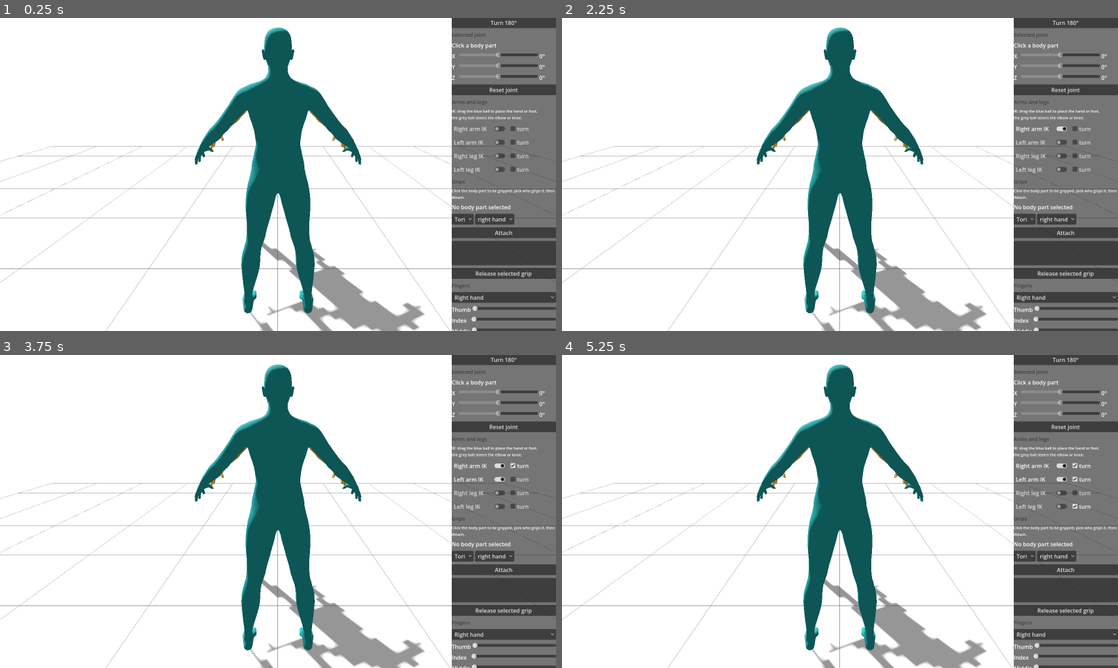
Above: before the commit, frames 1-4 (two rows, left to right).
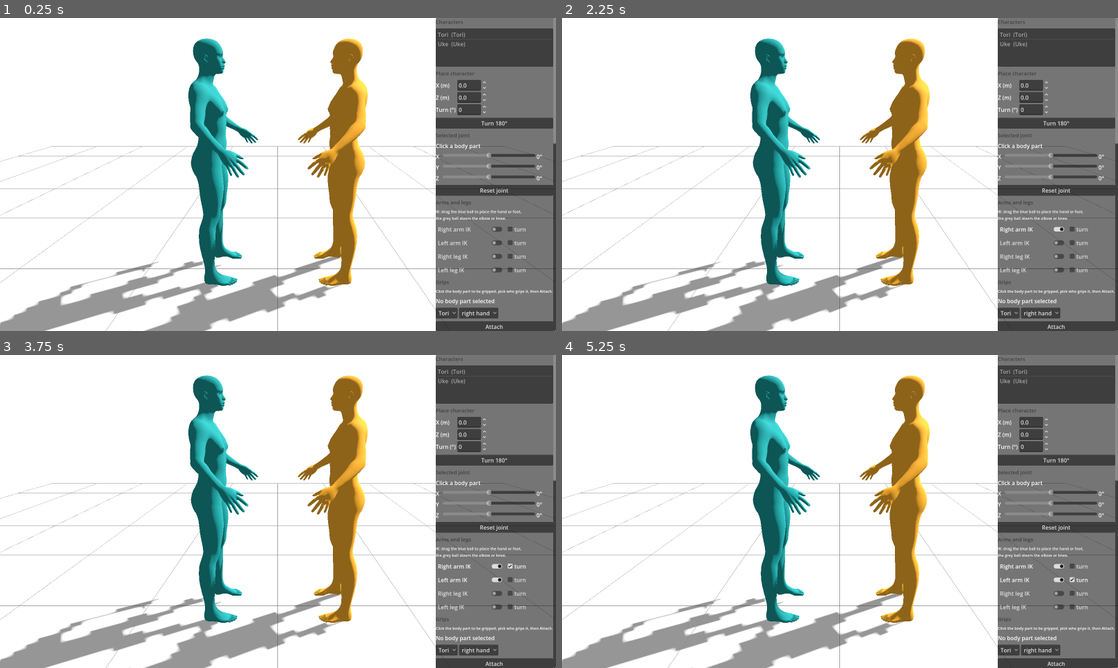
Above: after the commit, the same moments.

Repository: jop3/kamae
Game: Godot game, scene res://src/app/Main.tscn
Same seed, same stepped clock (60 frames per second), same inputs: the game is played once before the commit and once after it.
Inputs:
- Up to frame 1 (0.25 s): no input
- Up to frame 2 (2.25 s): click "right hand" at 0.5 s; click "Turn 180°" at 1.25 s; click "Right arm IK" at 2 s
- Up to frame 3 (3.75 s): click "turn" at 2.75 s; click "Left arm IK" at 3.5 s
- Up to frame 4 (5.25 s): click "turn" at 4.25 s; click "turn" at 5 s

The runs differ from the first frame. In frame 1, 36% of the frame differs, in the area x 0-100%, y 0-100%; in frame 2, 36%; in frame 3, 36%; in frame 4, 36%.

Commit message:
WIP: side panel weapons/poses/camera sections (agent snapshot, unverified)
Co-Authored-By: Claude Fable 5.1 <noreply@anthropic.com>
Claude-Session: https://claude.ai/code/session_01UcSQsWZzi6KyCSo7jtnhzd

Diff:
--- a/src/app/Main.gd
+++ b/src/app/Main.gd
@@ -17,7 +17,7 @@
 	posing_scene.setup_default()
 	controller.setup(posing_scene, camera, gizmo)
 	grip_director.setup(posing_scene, controller)
-	panel.setup(controller, posing_scene, grip_director)
+	panel.setup(controller, posing_scene, grip_director, camera)
 	panel.export_requested.connect(_on_export_requested)
 	frame_all()
 	var args := OS.get_cmdline_user_args()
@@ -40,7 +40,7 @@
 
 func frame_all() -> void:
 	camera.fov = CameraPresets.FOV_DEG
-	camera.apply_preset(CameraPresets.front(posing_scene))
+	camera.apply_preset(CameraPresets.side(posing_scene))
 
 
 func _on_export_requested(transparent: bool) -> void:
--- a/src/ui/SidePanel.gd
+++ b/src/ui/SidePanel.gd
@@ -7,6 +7,7 @@
 var controller: PoseController
 var scene: PosingScene
 var grips: GripDirector
+var camera: OrbitCamera
 
 var _char_list: ItemList
 var _joint_label: Label
@@ -29,16 +30,34 @@
 var _updating := false
 var _slider_old_q := Quaternion.IDENTITY
 var _root_old := {}
-
-
-func setup(ctrl: PoseController, posing_scene: PosingScene, grip_director: GripDirector = null) -> void:
+var _weapon_type: OptionButton
+var _weapon_list: ItemList
+var _weapon_holder: OptionButton
+var _weapon_hand: OptionButton
+var _weapon_t: SpinBox
+var _weapon_roll: SpinBox
+var _weapon_drive: CheckButton
+var _weapon_x: SpinBox
+var _weapon_z: SpinBox
+var _weapon_yaw: SpinBox
+var _pose_name: LineEdit
+var _pose_list: ItemList
+const POSES_DIR := "user://poses"
+
+
+func setup(ctrl: PoseController, posing_scene: PosingScene, grip_director: GripDirector = null, orbit_camera: OrbitCamera = null) -> void:
 	controller = ctrl
 	scene = posing_scene
 	grips = grip_director
+	camera = orbit_camera
 	custom_minimum_size.x = 300
+	var scroll := ScrollContainer.new()
+	scroll.horizontal_scroll_mode = ScrollContainer.SCROLL_MODE_DISABLED
+	add_child(scroll)
 	var vb := VBoxContainer.new()
 	vb.add_theme_constant_override("separation", 8)
-	add_child(vb)
+	vb.size_flags_horizontal = Control.SIZE_EXPAND_FILL
+	scroll.add_child(vb)
 
 	vb.add_child(_header("Characters"))
 	_char_list = ItemList.new()
@@ -161,6 +180,73 @@
 			_refresh_values())
 	finger_buttons.add_child(open_hand)
 
+	vb.add_child(_header("Weapons"))
+	var wrow := HBoxContainer.new(); vb.add_child(wrow)
+	_weapon_type = OptionButton.new()
+	for t in ["bokken", "jo", "tanto"]:
+		_weapon_type.add_item(t)
+	wrow.add_child(_weapon_type)
+	var add_w := Button.new(); add_w.text = "Add weapon"
+	add_w.pressed.connect(func():
+		var type: String = _weapon_type.get_item_text(_weapon_type.selected)
+		scene.add_weapon(scene.next_free_id(type), type))
+	wrow.add_child(add_w)
+	_weapon_list = ItemList.new()
+	_weapon_list.custom_minimum_size.y = 60
+	_weapon_list.item_selected.connect(func(_i): _refresh_weapon_values())
+	vb.add_child(_weapon_list)
+	var hrow := HBoxContainer.new(); vb.add_child(hrow)
+	_weapon_holder = OptionButton.new(); hrow.add_child(_weapon_holder)
+	_weapon_hand = OptionButton.new()
+	_weapon_hand.add_item("right hand"); _weapon_hand.add_item("left hand")
+	hrow.add_child(_weapon_hand)
+	var wg := GridContainer.new(); wg.columns = 2; vb.add_child(wg)
+	_weapon_t = _spin(wg, "t (0..1)", 0.0, 1.0, 0.01)
+	_weapon_t.allow_greater = false; _weapon_t.allow_lesser = false
+	_weapon_roll = _spin(wg, "Roll (°)", -180, 180, 1)
+	var hold := Button.new(); hold.text = "Hold"
+	hold.pressed.connect(_on_hold_pressed)
+	vb.add_child(hold)
+	var attach_other := Button.new(); attach_other.text = "Attach selected character's other hand at t"
+	attach_other.pressed.connect(_on_attach_weapon_pressed)
+	vb.add_child(attach_other)
+	_weapon_drive = CheckButton.new(); _weapon_drive.text = "Weapon-driven"
+	_weapon_drive.toggled.connect(_on_weapon_drive_toggled)
+	vb.add_child(_weapon_drive)
+	var wpg := GridContainer.new(); wpg.columns = 2; vb.add_child(wpg)
+	_weapon_x = _spin(wpg, "Weapon X (m)", -5, 5, 0.01)
+	_weapon_z = _spin(wpg, "Weapon Z (m)", -5, 5, 0.01)
+	_weapon_yaw = _spin(wpg, "Weapon turn (°)", -360, 360, 1)
+	for sb in [_weapon_x, _weapon_z, _weapon_yaw]:
+		sb.value_changed.connect(_on_weapon_pos_changed)
+	var remove_w := Button.new(); remove_w.text = "Remove weapon"
+	remove_w.pressed.connect(func():
+		var w := _selected_weapon()
+		if w: scene.remove_weapon(w.weapon_id))
+	vb.add_child(remove_w)
+
+	vb.add_child(_header("Camera"))
+	var crow := HBoxContainer.new(); vb.add_child(crow)
+	var cam_front := Button.new(); cam_front.text = "Front"
+	cam_front.pressed.connect(func(): if camera: camera.apply_preset(CameraPresets.front(scene)))
+	crow.add_child(cam_front)
+	var cam_side := Button.new(); cam_side.text = "Side"
+	cam_side.pressed.connect(func(): if camera: camera.apply_preset(CameraPresets.side(scene)))
+	crow.add_child(cam_side)
+
+	vb.add_child(_header("Poses"))
+	_pose_name = LineEdit.new(); _pose_name.placeholder_text = "Pose name"
+	vb.add_child(_pose_name)
+	var save_pose := Button.new(); save_pose.text = "Save pose"
+	save_pose.pressed.connect(_on_save_pose_pressed)
+	vb.add_child(save_pose)
+	_pose_list = ItemList.new()
+	_pose_list.custom_minimum_size.y = 70
+	vb.add_child(_pose_list)
+	var load_pose := Button.new(); load_pose.text = "Load pose"
+	load_pose.pressed.connect(_on_load_pose_pressed)
+	vb.add_child(load_pose)
+
 	vb.add_child(_header("Edit"))
 	var ur := HBoxContainer.new(); vb.add_child(ur)
 	var u := Button.new(); u.text = "Undo (Ctrl+Z)"; u.pressed.connect(func(): controller.undo.undo(); controller.pose_changed.emit()); ur.add_child(u)
@@ -176,10 +262,13 @@
 	controller.limb_changed.connect(func(_r, _k): _refresh_values())
 	controller.pose_changed.connect(_refresh_values)
 	scene.characters_changed.connect(_refresh_characters)
+	scene.weapons_changed.connect(_refresh_weapons)
 	if grips:
 		grips.grips_changed.connect(_refresh_grips)
 	_refresh_characters()
 	_refresh_grips()
+	_refresh_weapons()
+	_refresh_poses()
 	_set_joint_enabled(false)
 
 
@@ -206,6 +295,10 @@
 		_grip_who.clear()
 		for c in scene.characters:
 			_grip_who.add_item(c.display_name)
+	if _weapon_holder:
+		_weapon_holder.clear()
+		for c in scene.characters:
+			_weapon_holder.add_item(c.display_name)
 	_refresh_values()
 
 
@@ -344,3 +437,139 @@
 		"LeftArm": return "Left arm IK"
 		"RightLeg": return "Right leg IK"
 		_: return "Left leg IK"
+
+
+# ---------------------------------------------------------------- weapons
+
+func _selected_weapon() -> Weapon:
+	if _weapon_list == null:
+		return null
+	var sel := _weapon_list.get_selected_items()
+	if sel.is_empty() or sel[0] >= scene.weapons.size():
+		return null
+	return scene.weapons[sel[0]]
+
+
+func _refresh_weapons() -> void:
+	if _weapon_list == null:
+		return
+	var prev := _weapon_list.get_selected_items()
+	_weapon_list.clear()
+	for w in scene.weapons:
+		_weapon_list.add_item("%s  (%s%s)" % [w.weapon_id, w.type, ", weapon-driven" if w.drive == "weapon" else ""])
+	if not prev.is_empty() and prev[0] < _weapon_list.item_count:
+		_weapon_list.select(prev[0])
+	elif _weapon_list.item_count > 0:
+		_weapon_list.select(_weapon_list.item_count - 1)
+	_refresh_weapon_values()
+
+
+func _refresh_weapon_values() -> void:
+	var w := _selected_weapon()
+	_updating = true
+	var driven := w != null and w.drive == "weapon"
+	_weapon_drive.button_pressed = driven
+	for sb in [_weapon_x, _weapon_z, _weapon_yaw]:
+		sb.editable = driven
+	if w:
+		_weapon_x.value = w.global_position.x
+		_weapon_z.value = w.global_position.z
+		_weapon_yaw.value = rad_to_deg(w.global_rotation.y)
+		if not w.hold.is_empty():
+			_weapon_t.value = w.hold.get("t", _weapon_t.value)
+			_weapon_roll.value = w.hold.get("roll_deg", _weapon_roll.value)
+	_updating = false
+
+
+func _holder_rig() -> CharacterRig:
+	return scene.characters[_weapon_holder.selected] if _weapon_holder.selected >= 0 and _weapon_holder.selected < scene.characters.size() else null
+
+
+func _on_hold_pressed() -> void:
+	var w := _selected_weapon()
+	var rig := _holder_rig()
+	if grips == null or w == null or rig == null:
+		return
+	var hand := "Right" if _weapon_hand.selected == 0 else "Left"
+	grips.hold_weapon(rig, hand, w, _weapon_t.value, _weapon_roll.value)
+	controller.pose_changed.emit()
+	_refresh_weapons()
+
+
+func _on_attach_weapon_pressed() -> void:
+	var w := _selected_weapon()
+	var rig := controller.selected_rig
+	if grips == null or w == null or rig == null:
+		return
+	var other := "Left" if _weapon_hand.selected == 0 else "Right"
+	if not w.hold.is_empty() and w.hold.get("character", "") == rig.character_id:
+		other = "Left" if w.hold.get("hand", "Right") == "Right" else "Right"
+	grips.attach_to_weapon(rig, other, w, _weapon_t.value)
+	controller.pose_changed.emit()
+
+
+func _on_weapon_drive_toggled(pressed: bool) -> void:
+	if _updating:
+		return
+	var w := _selected_weapon()
+	if grips == null or w == null:
+		return
+	grips.set_weapon_drive(w, "weapon" if pressed else "hand")
+	controller.pose_changed.emit()
+	_refresh_weapons()
+
+
+func _on_weapon_pos_changed(_v: float) -> void:
+	if _updating:
+		return
+	var w := _selected_weapon()
+	if w == null or w.drive != "weapon":
+		return
+	w.global_position = Vector3(_weapon_x.value, w.global_position.y, _weapon_z.value)
+	w.global_rotation.y = deg_to_rad(_weapon_yaw.value)
+	if grips:
+		grips.refresh_hand_driven()
+	controller.pose_changed.emit()
+
+
+# ---------------------------------------------------------------- poses
+
+func _refresh_poses() -> void:
+	if _pose_list == null:
+		return
+	_pose_list.clear()
+	var names: Array[String] = []
+	var d := DirAccess.open(POSES_DIR)
+	if d:
+		for f in d.get_files():
+			if f.get_extension() == "json":
+				names.append(f.get_basename())
+	names.sort()
+	for n in names:
+		_pose_list.add_item(n)
+
+
+func _on_save_pose_pressed() -> void:
+	var name := _pose_name.text.strip_edges()
+	if name == "":
+		name = "pose"
+	var data: Dictionary = await PoseFile.capture_baked(scene, grips, camera, name)
+	var err := PoseFile.save(PoseFile.pose_path(POSES_DIR, name), data)
+	if err != OK:
+		push_error("SidePanel: could not save pose (%s)" % error_string(err))
+	_refresh_poses()
+
+
+func _on_load_pose_pressed() -> void:
+	var sel := _pose_list.get_selected_items()
+	if sel.is_empty():
+		return
+	var path := POSES_DIR.path_join(_pose_list.get_item_text(sel[0]) + ".json")
+	var data := PoseFile.load(path)
+	if data.is_empty():
+		return
+	PoseFile.apply(data, scene, grips, controller)
+	_pose_name.text = str(data.get("name", _pose_list.get_item_text(sel[0])))
+	controller.pose_changed.emit()
+	_refresh_weapons()
+	_refresh_grips()
